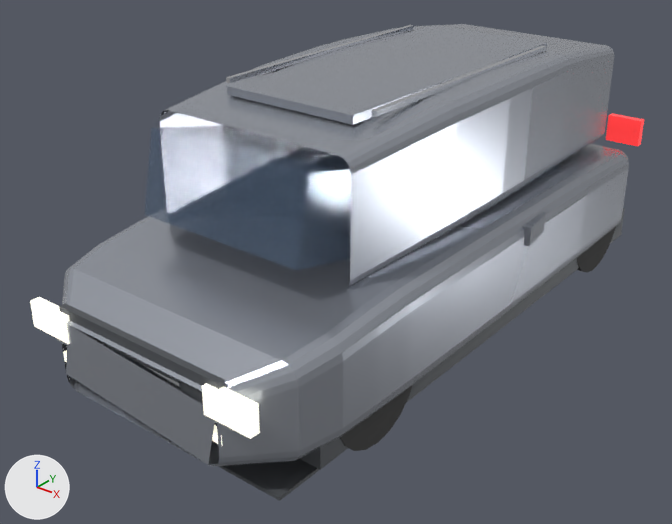
The glTF model navigacio/models/korando.glb, before and after one commit.
One viewpoint serves both versions: a camera (50 mm lens) standing at (3.25, -4.65, 3.04) and looking at (-0.15, -0.39, 0.4). Every picture has the same lights, and +X, +Y and +Z are marked at lower left. The first picture is the older version.

Names of what the first picture shows: 'korando'.
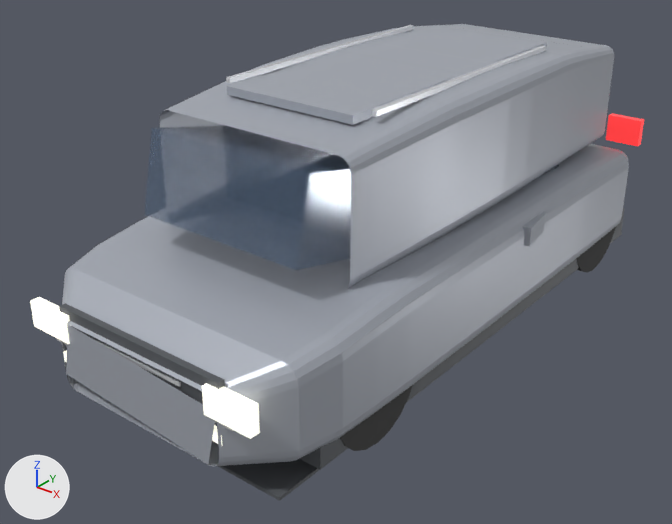
Diff of the bpy script that builds the scene:
```diff
--- a/navigacio/models/korando.glb.py
+++ b/navigacio/models/korando.glb.py
@@ mat_paint @@
 mat_paint.base_color = (0.416, 0.443, 0.502)  # grey #adb2bc
-mat_paint.metallic = 0.68
-mat_paint.roughness = 0.26
+mat_paint.metallic = 0.22
+mat_paint.roughness = 0.38
@@ mat_glass @@
 mat_glass.metallic = 0.15
-mat_glass.roughness = 0.06
+mat_glass.roughness = 0.12
 mat_glass.alpha = 0.42
@@ mat_chrome @@
 mat_chrome.metallic = 1.0
-mat_chrome.roughness = 0.1
+mat_chrome.roughness = 0.22
```

Boxes [x1, y1, x2, y2] around the edits, measured in the pictures (672 x 524 px):
'korando', surface changed
    both: [55, 24, 629, 468]
